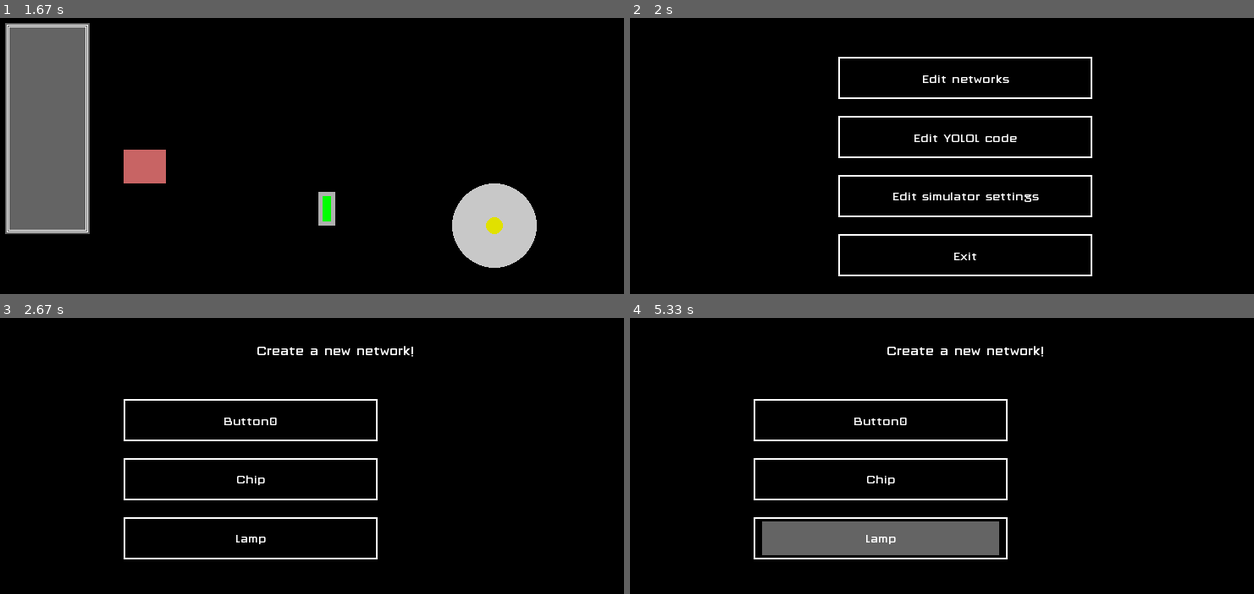
Above: before the commit, frames 1-4 (two rows, left to right).
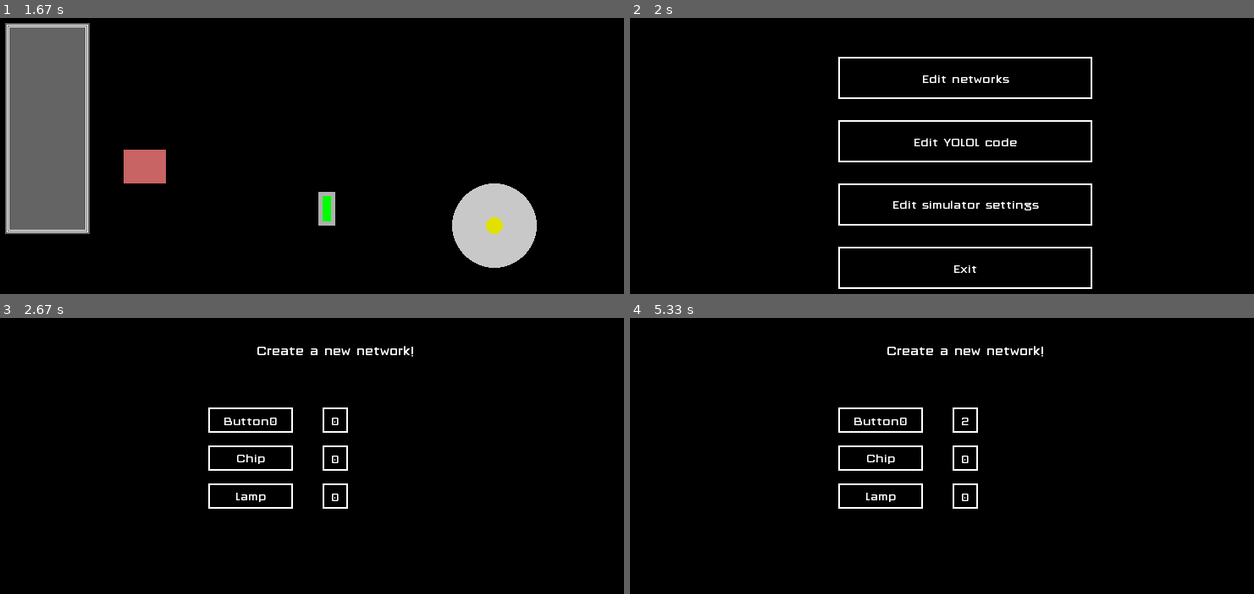
Above: after the commit, the same moments.

Repository: Sulles/YOLOL_Simulator
Game: pygame game, started from Simulator/main.py
The game is run twice, just before and just after one commit, with the same random seed, the same clock (stepped at 60 frames per second) and the same inputs.
Inputs (mouse positions are in pixels of both pictures, inside the frame that each line leads up to):
- Up to frame 1 (1.67 s): click (324, 208) at 0.38 s; press the mouse at (143, 167) at 0.7 s; move the mouse to (137, 274) at 0.8 s; release the mouse at (outside the picture) at 0.93 s; press the mouse at (574, 213) at 1.03 s; move the mouse to (480, 247) at 1.13 s; release the mouse at (393, 277) at 1.27 s; right-click (492, 225) at 1.38 s
- Up to frame 2 (2 s): tap Esc at 1.67 s
- Up to frame 3 (2.67 s): press the mouse at (336, 378) at 2.03 s; move the mouse to (443, 428) at 2.13 s; release the mouse at (555, 480) at 2.27 s; press the mouse at (336, 378) at 2.37 s; move the mouse to (218, 469) at 2.47 s; release the mouse at (99, 563) at 2.6 s
- Up to frame 4 (5.33 s): click (823, 533) at 2.72 s; press the mouse at (879, 538) at 3.03 s; move the mouse to (973, 472) at 3.13 s; release the mouse at (1066, 406) at 3.27 s; right-click (885, 483) at 3.38 s; press the mouse at (879, 538) at 3.7 s; move the mouse to (998, 511) at 3.8 s; release the mouse at (1110, 486) at 3.93 s; click (867, 422) at 4.62 s; press the mouse at (879, 420) at 4.93 s; move the mouse to (835, 467) at 5.03 s; release the mouse at (792, 513) at 5.17 s; click (823, 538) at 5.28 s

Frame 1 is identical in both runs. In frame 2, 4.1% of the frame differs, in the area x 33-75%, y 35-99%; in frame 3, 2.9%; in frame 4, 7.5%, in the area x 19-61%, y 29-88%.

Commit message:
create a network is progressing, slowly but surely

Diff:
--- a/Simulator/Classes/Button.py
+++ b/Simulator/Classes/Button.py
@@ -65,14 +65,14 @@
 
     def toggle_internal_state(self):
         self.internal_state = (self.internal_state + 1) % 2
-        print('"%s" Internal state is: %d' % (self.name, self.internal_state))
+        # print('"%s" Internal state is: %d' % (self.name, self.internal_state))
         if self.internal_state:
             return self.update_state(self.buttononstate)
         else:
             return self.update_state(self.buttonoffstate)
 
     def update_state(self, new_state=None):
-        print('"{0}" buttonstate updated from {1} to {2}'.format(self.name, self.buttonstate, new_state))
+        # print('"{0}" buttonstate updated from {1} to {2}'.format(self.name, self.buttonstate, new_state))
         self.buttonstate = new_state
         self.run_assert()
         self._update_color(self.internal_state)
@@ -89,13 +89,13 @@
         """
         try:
             if self.attribute_map[attr] == 'buttonstate':
-                print('"{0}" changed from {1} to {2}'.format(attr, self.buttonstate, new_value))
+                # print('"{0}" changed from {1} to {2}'.format(attr, self.buttonstate, new_value))
                 self.buttonstate = new_value
             elif self.attribute_map[attr] == 'buttononstate':
-                print('"{0}" changed from {1} to {2}'.format(attr, self.buttononstate, new_value))
+                # print('"{0}" changed from {1} to {2}'.format(attr, self.buttononstate, new_value))
                 self.buttononstate = new_value
             elif self.attribute_map[attr] == 'buttonoffstate':
-                print('"{0}" changed from {1} to {2}'.format(attr, self.buttonoffstate, new_value))
+                # print('"{0}" changed from {1} to {2}'.format(attr, self.buttonoffstate, new_value))
                 self.buttonoffstate = new_value
         except AttributeError:
             print('"%s" does not support modifying "%s" at this time!' % (self.name, str(attr)))
--- a/Simulator/Classes/Lamp.py
+++ b/Simulator/Classes/Lamp.py
@@ -73,7 +73,7 @@
                 self.lampon = False
             else:
                 self.lampon = True
-        print('Lamp "%s" new state is: %d' % (self.name, self.lampon))
+        # print('Lamp "%s" new state is: %d' % (self.name, self.lampon))
         self.enable_disable()
         return dict(lampon=copy(self.lampon))
 
--- a/Simulator/GUI.py
+++ b/Simulator/GUI.py
@@ -49,11 +49,14 @@
         self.creating_network = False
         self.create_step = 0
         self.create_steps = ['select_objects', 'modify_attributes', 'instantiate_network']
-        self.possible_objects = ListObj(list(obj_map.keys()), display_settings, x_offset=-100, y_offset=50)
+        self.possible_objects = ListObj(list(obj_map.keys()), display_settings,
+                                        width=100, height=30, x_offset=-100, y_offset=50)
         self.option_obj_map = dict(select_objects=self.possible_objects)
         self.create_how_many_objects = dict()
         for _ in list(obj_map.keys()):
             self.create_how_many_objects[_] = 0
+        self.how_many_objects = ListObj(list([str(_) for _ in self.create_how_many_objects.values()]), display_settings,
+                                        width=30, height=30, y_offset=50)
         self.current_list_obj = None
         self.left_selected_key = None
         self.right_selected_key = None
@@ -79,18 +82,31 @@
         self.creating_network = True
         self.current_list_obj = self.possible_objects
 
-    def draw_create_network(self, surface):
-        # TODO: draw self.create_how_many_objects somewhere in this function
+    def verify_create_objects_bounds(self):
+        for key, item in self.create_how_many_objects.items():
+            if item < 0:
+                self.create_how_many_objects[key] = 0
+                self.how_many_objects.update_text(list([str(_) for _ in self.create_how_many_objects.values()]))
+
+    def handle_selected_key(self):
         if self.left_selected_key is not None:
             self.left_selected_key = list(obj_map.keys())[self.left_selected_key]
-            print('Got object to be added: "{}"'.format(self.left_selected_key))
-            # TODO: update self.create_how_many_objects here
+            # print('Got object to be added: "{}"'.format(self.left_selected_key))
+            self.create_how_many_objects[self.left_selected_key] += 1
             self.left_selected_key = None
+            self.how_many_objects.update_text(list([str(_) for _ in self.create_how_many_objects.values()]))
         if self.right_selected_key is not None:
             self.right_selected_key = list(obj_map.keys())[self.right_selected_key]
-            print('Got object to be removed: "{}"'.format(self.right_selected_key))
-            # TODO: update self.create_how_many_objects here
+            # print('Got object to be removed: "{}"'.format(self.right_selected_key))
+            self.create_how_many_objects[self.right_selected_key] -= 1
             self.right_selected_key = None
+            self.how_many_objects.update_text(list([str(_) for _ in self.create_how_many_objects.values()]))
+
+    def draw_create_network(self, surface):
+        # TODO: MOVE ALL OF THIS OBJECT LIST SHENANIGANS INTO AN OBJECT!!!
+        self.verify_create_objects_bounds()
+        self.handle_selected_key()
+
         # print('Network creation step: %s' % self.create_steps[self.create_step])
         text_render = self.large_font.render('Create a new network!', True, (255, 255, 255))
         text_rect = text_render.get_rect()
@@ -99,6 +115,7 @@
         surface.blit(text_render, text_rect)
         if self.create_steps[self.create_step] == 'select_objects':
             self.possible_objects.draw(surface)
+            self.how_many_objects.draw(surface)
 
     def draw(self, surface, network=None):
         for x in range(len(self.net_info)):
--- a/Simulator/OptionScreen.py
+++ b/Simulator/OptionScreen.py
@@ -42,23 +42,31 @@
 
 
 class ListObj:
-    def __init__(self, list_of_entries, screen_size, x_offset=0, y_offset=0):
+    def __init__(self, list_of_entries, screen_size, width=300, height=50, x_offset=0, y_offset=0):
         """
         Constructor
         :param list_of_entries: a list of strings
         :param screen_size: list/tuple of length 2 where id 0 = width and id 1 = height
+        :param width: int pixel width of box for each item in the list
+        :param height: int pixel height of box for each item in the list
         :param x_offset: int of how far left/right the screen list will start to be displayed in pixels
         :param y_offset: int of how far up/down the screen list will start to be displayed in pixels
         """
         self.entries = list_of_entries
+        self.screen_size = screen_size
         self.objects = []
         self.font = font.Font('src/Cubellan.ttf', 16)
         self.active_entry = None
-
+        self.width = width
+        self.height = height
+        self.x_offset = x_offset
+        self.y_offset = y_offset
+        self.init_objects()
+
+    def init_objects(self):
         # print('Instantiating new List Object. List of entries: {}'.format(
         #     list_of_entries))
-
-        for x in range(0, len(list_of_entries)):
+        for x in range(0, len(self.entries)):
             # print('Creating shape for list entry "%s"' % list_of_entries[x])
             shapes = list()
             shapes.append(
@@ -67,22 +75,34 @@
                  'width': 2,
                  'settings': {
                      'center': [0, 0],
-                     'width': 300,
-                     'height': 50}})
+                     'width': self.width,
+                     'height': self.height}})
             shapes.append(
                 {'type': 'rect',
                  'color': None,
                  'settings': {
                      'center': [0, 0],
-                     'width': 280,
-                     'height': 40}})
+                     'width': self.width - 20,
+                     'height': self.height - 10}})
 
             self.objects.append(
-                pygame_obj.PygameObj([int(screen_size['width'] / 2) + 100 + x_offset,
-                                      int(100 + (70 * x) + y_offset)],
+                pygame_obj.PygameObj([int(self.screen_size['width'] / 2) + 100 + self.x_offset,
+                                      int(100 + (self.height * 1.5 * x) + self.y_offset)],
                                      200, 50, [(0, 0, 0), (100, 100, 100), (0, 200, 0)], shapes,
-                                     text=list_of_entries[x],
+                                     text=self.entries[x],
                                      Font=self.font))
+
+    def update_text(self, text_list):
+        try:
+            assert len(text_list) == len(self.entries), \
+                'Please provide a text list for every entry! You provided {0} entries, you need {1}!'.format(
+                    len(text_list), len(self.entries))
+            self.entries = text_list
+            self.objects = list()
+            self.init_objects()
+
+        except Exception:
+            print('Could not update text! Was given input: {}'.format(text_list))
 
     def draw(self, surface):
         for obj in self.objects:
